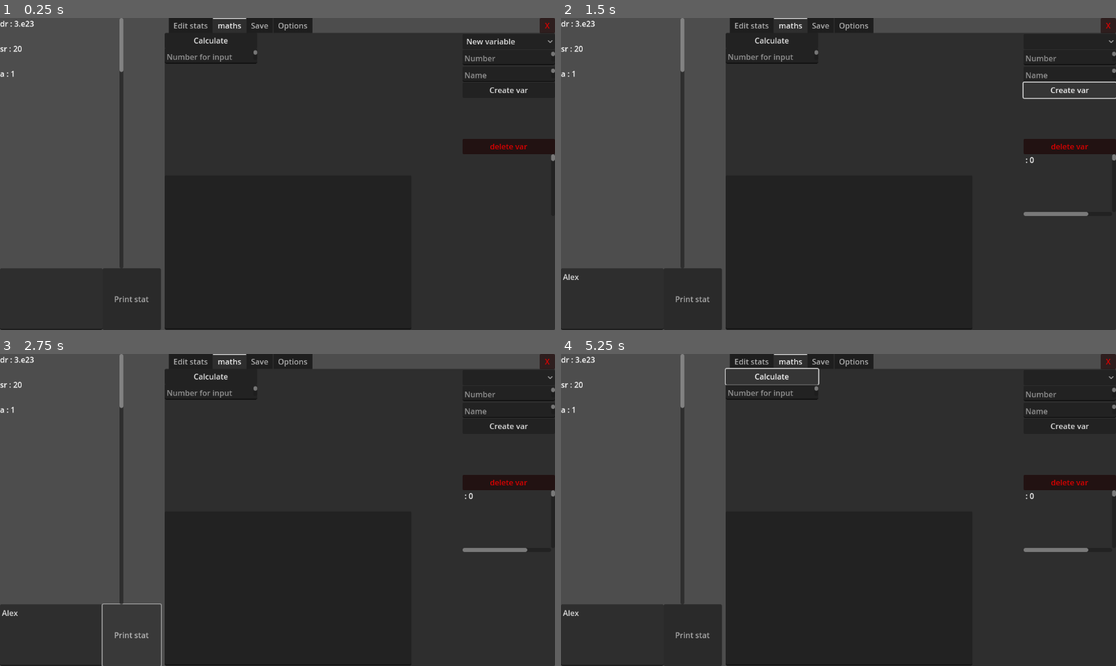
Above: before the commit, frames 1-4 (two rows, left to right).
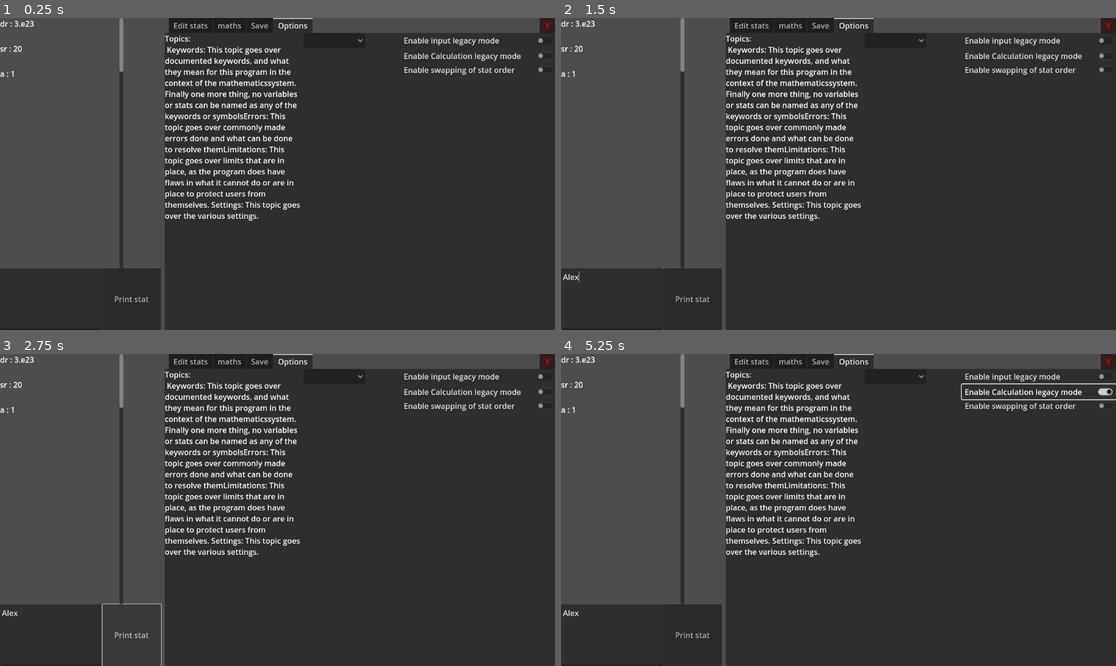
Above: after the commit, the same moments.

Repository: Random31234/huge-numbers-2.0
Game: Godot game, scene res://scenes/main.tscn
Same seed, same stepped clock (60 frames per second), same inputs: the game is played once before the commit and once after it.
Inputs (mouse positions are in pixels of both pictures, inside the frame that each line leads up to):
- Up to frame 1 (0.25 s): no input
- Up to frame 2 (1.5 s): click (610, 298) at 0.52 s; type "Alex" at 0.6 s; click (1071, 89) at 1.25 s, where only the run before the commit has a clickable "Create var"
- Up to frame 3 (2.75 s): click "Print stat" at 2 s
- Up to frame 4 (5.25 s): click (1071, 378) at 2.77 s; click (1038, 375) at 3.5 s, where only the run after the commit has a clickable "Enable input legacy mode"; click (1038, 391) at 4.25 s, where only the run after the commit has a clickable "Enable Calculation legacy mode"; click (771, 375) at 5 s, where only the run before the commit has a clickable "Calculate"

The runs differ from the first frame. In frame 1, 5.8% of the frame differs, in the area x 29-100%, y 0-100%; in frame 2, 6.1%; in frame 3, 6.0%; in frame 4, 6.4%.

Commit message:
Updates for non legacy calculation
The calculation system is almost in place.

Diff:
--- a/scenes/main.tscn
+++ b/scenes/main.tscn
@@ -13,6 +13,9 @@
 [ext_resource type="Script" path="res://scripts/Mathematics scripts/VariableScripts/varLegacy.gd" id="10_cdgyd"]
 [ext_resource type="Script" path="res://scripts/Mathematics scripts/mathPasser.gd" id="10_jxg4m"]
 [ext_resource type="Script" path="res://scripts/Mathematics scripts/VariableScripts/varNew.gd" id="11_18ykq"]
+[ext_resource type="Script" path="res://scripts/Mathematics scripts/Calculations signals system/calculationLegacyInput.gd" id="12_exr4d"]
+[ext_resource type="Script" path="res://scripts/Mathematics scripts/Calculations signals system/calculationInputNew.gd" id="13_wpl6n"]
+[ext_resource type="Script" path="res://scripts/Mathematics scripts/Calculations signals system/calculationsNew.gd" id="14_ja5hq"]
 
 [sub_resource type="Resource" id="Resource_36vgc"]
 script = ExtResource("4_kxll6")
@@ -92,7 +95,7 @@
 offset_left = 342.0
 offset_right = 1152.0
 offset_bottom = 648.0
-current_tab = 1
+current_tab = 3
 
 [node name="Edit stats" type="Control" parent="TabContainer"]
 visible = false
@@ -323,6 +326,7 @@
 "
 
 [node name="maths" type="Control" parent="TabContainer"]
+visible = false
 layout_mode = 2
 script = ExtResource("10_jxg4m")
 metadata/_tab_index = 1
@@ -467,6 +471,7 @@
 text = "delete var"
 
 [node name="variables" type="ScrollContainer" parent="TabContainer/maths/Variables part"]
+layout_mode = 0
 offset_left = 618.0
 offset_top = 252.0
 offset_right = 810.0
@@ -477,6 +482,7 @@
 layout_mode = 2
 
 [node name="calculations legacy" type="Control" parent="TabContainer/maths"]
+visible = false
 anchors_preset = 0
 offset_right = 40.0
 offset_bottom = 40.0
@@ -574,11 +580,14 @@
 offset_bottom = 160.0
 text = "delete step"
 
-[node name="Legacy input system2" type="Control" parent="TabContainer/maths/calculations legacy"]
+[node name="Legacy input system2" type="Control" parent="TabContainer/maths/calculations legacy" node_paths=PackedStringArray("mantissa", "exponent")]
 layout_mode = 3
 anchors_preset = 0
 offset_right = 40.0
 offset_bottom = 40.0
+script = ExtResource("12_exr4d")
+mantissa = NodePath("input mantissa")
+exponent = NodePath("input exponent")
 
 [node name="calculation button" type="Button" parent="TabContainer/maths/calculations legacy/Legacy input system2"]
 custom_minimum_size = Vector2(192, 32)
@@ -609,11 +618,13 @@
 offset_right = 197.0
 offset_bottom = 64.0
 
-[node name="input system" type="Control" parent="TabContainer/maths/calculations legacy"]
+[node name="input system" type="Control" parent="TabContainer/maths/calculations legacy" node_paths=PackedStringArray("number")]
 visible = false
 anchors_preset = 0
 offset_right = 40.0
 offset_bottom = 40.0
+script = ExtResource("13_wpl6n")
+number = NodePath("Input numberBox")
 
 [node name="calculation button" type="Button" parent="TabContainer/maths/calculations legacy/input system"]
 layout_mode = 0
@@ -628,19 +639,23 @@
 offset_bottom = 64.0
 placeholder_text = "Number for input"
 
-[node name="calculations" type="Control" parent="TabContainer/maths"]
+[node name="calculations" type="Control" parent="TabContainer/maths" node_paths=PackedStringArray("mathBox")]
+layout_mode = 3
+anchors_preset = 0
+offset_right = 40.0
+offset_bottom = 40.0
+script = ExtResource("14_ja5hq")
+mathBox = NodePath("TextEdit")
+
+[node name="Legacy input system2" type="Control" parent="TabContainer/maths/calculations" node_paths=PackedStringArray("mantissa", "exponent")]
 visible = false
 layout_mode = 3
 anchors_preset = 0
 offset_right = 40.0
 offset_bottom = 40.0
-
-[node name="Legacy input system2" type="Control" parent="TabContainer/maths/calculations"]
-visible = false
-layout_mode = 3
-anchors_preset = 0
-offset_right = 40.0
-offset_bottom = 40.0
+script = ExtResource("12_exr4d")
+mantissa = NodePath("input mantissa")
+exponent = NodePath("input exponent")
 
 [node name="calculation button" type="Button" parent="TabContainer/maths/calculations/Legacy input system2"]
 custom_minimum_size = Vector2(192, 32)
@@ -671,10 +686,12 @@
 offset_right = 197.0
 offset_bottom = 64.0
 
-[node name="input system" type="Control" parent="TabContainer/maths/calculations"]
-anchors_preset = 0
-offset_right = 40.0
-offset_bottom = 40.0
+[node name="input system" type="Control" parent="TabContainer/maths/calculations" node_paths=PackedStringArray("number")]
+anchors_preset = 0
+offset_right = 40.0
+offset_bottom = 40.0
+script = ExtResource("13_wpl6n")
+number = NodePath("TextEdit")
 
 [node name="calculation button" type="Button" parent="TabContainer/maths/calculations/input system"]
 layout_mode = 0
@@ -838,7 +855,6 @@
 text = "Delete math"
 
 [node name="Options" type="Control" parent="TabContainer"]
-visible = false
 layout_mode = 2
 metadata/_tab_index = 3
 
@@ -850,8 +866,8 @@
 offset_bottom = 32.0
 text = "Enable input legacy mode"
 script = ExtResource("1_pq12d")
-nonLegacy = [NodePath("../../Edit stats/Create stats"), NodePath("../../Edit stats/Manipulate stats"), NodePath("../../maths/Variables part")]
-legacy = [NodePath("../../Edit stats/Create stats legacy"), NodePath("../../Edit stats/Manipulate stats legacy"), NodePath("../../maths/Variables part legacy")]
+nonLegacy = [NodePath("../../Edit stats/Create stats"), NodePath("../../Edit stats/Manipulate stats"), NodePath("../../maths/Variables part"), NodePath("../../maths/calculations/input system"), NodePath("../../maths/calculations legacy/input system")]
+legacy = [NodePath("../../Edit stats/Create stats legacy"), NodePath("../../Edit stats/Manipulate stats legacy"), NodePath("../../maths/Variables part legacy"), NodePath("../../maths/calculations/Legacy input system2"), NodePath("../../maths/calculations legacy/Legacy input system2")]
 
 [node name="Calculation legacy mode" type="CheckButton" parent="TabContainer/Options" node_paths=PackedStringArray("nonLegacy", "legacy")]
 custom_minimum_size = Vector2(320, 0)
@@ -926,10 +942,13 @@
 [connection signal="button_down" from="TabContainer/maths/Variables part/delete var" to="TabContainer/maths/Variables part" method="d"]
 [connection signal="button_down" from="TabContainer/maths/calculations legacy/Create_edit_step_button" to="." method="createEditStep"]
 [connection signal="button_down" from="TabContainer/maths/calculations legacy/delete step" to="." method="deleteStep"]
-[connection signal="button_down" from="TabContainer/maths/calculations legacy/Legacy input system2/calculation button" to="." method="calculateThroughSteps"]
+[connection signal="button_down" from="TabContainer/maths/calculations legacy/Legacy input system2/calculation button" to="TabContainer/maths/calculations legacy/Legacy input system2" method="pressed"]
 [connection signal="button_down" from="TabContainer/maths/calculations legacy/input system/calculation button" to="." method="calculateThroughSteps"]
-[connection signal="button_down" from="TabContainer/maths/calculations/Legacy input system2/calculation button" to="." method="calculateThroughSteps"]
-[connection signal="button_down" from="TabContainer/maths/calculations/input system/calculation button" to="." method="calculateThroughSteps"]
+[connection signal="calculate" from="TabContainer/maths/calculations" to="math Storage Node" method="performCalculation"]
+[connection signal="input" from="TabContainer/maths/calculations/Legacy input system2" to="TabContainer/maths/calculations" method="calc"]
+[connection signal="button_down" from="TabContainer/maths/calculations/Legacy input system2/calculation button" to="TabContainer/maths/calculations/Legacy input system2" method="pressed"]
+[connection signal="input" from="TabContainer/maths/calculations/input system" to="TabContainer/maths/calculations" method="calc"]
+[connection signal="button_down" from="TabContainer/maths/calculations/input system/calculation button" to="TabContainer/maths/calculations/input system" method="pressed"]
 [connection signal="button_down" from="TabContainer/Save/Save stats" to="." method="saveStats"]
 [connection signal="button_down" from="TabContainer/Save/Import sheet" to="." method="importSheet"]
 [connection signal="button_down" from="TabContainer/Save/Save calculation" to="." method="saveMath"]
--- /dev/null
+++ b/scripts/Mathematics scripts/Calculations signals system/calculationInputNew.gd
@@ -0,0 +1,12 @@
+extends calculationInputBase
+
+@export var number:TextEdit
+
+
+func pressed():
+	var b:Big
+
+
+	b = Big.new(number.text)
+
+	emit_signal("input",b)
--- /dev/null
+++ b/scripts/Mathematics scripts/Calculations signals system/calculationLegacyInput.gd
@@ -0,0 +1,16 @@
+extends calculationInputBase
+
+@export var mantissa:TextEdit
+@export var exponent:TextEdit
+
+
+
+func pressed():
+	var b:Big
+
+
+	var x = int(exponent.text)
+	var z = float(mantissa.text)
+	b = Big.new(z,x)
+
+	emit_signal("input",b)
--- /dev/null
+++ b/scripts/Mathematics scripts/Calculations signals system/calculationsInputBase.gd
@@ -0,0 +1,11 @@
+extends Control
+class_name calculationInputBase
+signal input(b:Big)
+# Called when the node enters the scene tree for the first time.
+func _ready() -> void:
+	pass # Replace with function body.
+
+
+# Called every frame. 'delta' is the elapsed time since the previous frame.
+func _process(delta: float) -> void:
+	pass
--- /dev/null
+++ b/scripts/Mathematics scripts/Calculations signals system/calculationsNew.gd
@@ -0,0 +1,11 @@
+extends Control
+@export var mathBox:TextEdit
+signal calculate(b:Big,m:String)
+
+#non legacy version
+
+func calc(b:Big):
+
+	emit_signal("calculate",b,mathBox.text)
+
+	pass
--- a/scripts/Mathematics scripts/maths.gd
+++ b/scripts/Mathematics scripts/maths.gd
@@ -91,16 +91,22 @@
 	updateVarOptions()
 
 
-func performActiveMathematics():
-	performCalculation(m)
-	pass
+#adjust this function for later
+
+#func performActiveMathematics():
+#	performCalculation(m)
+#	pass
 
 
 #helper functions
 
-func performCalculation(ma:math):
+func performCalculation(input:Big,maths:String):
 
 	#get logic here.
+
+	print(input.toScientific())
+
+	print(maths)
 
 	updateVarOptions()
 
Not shown, changed: Documentation folder/Goals.txt
Not shown: 1 places in scenes/main.tscn that only renumber resources
